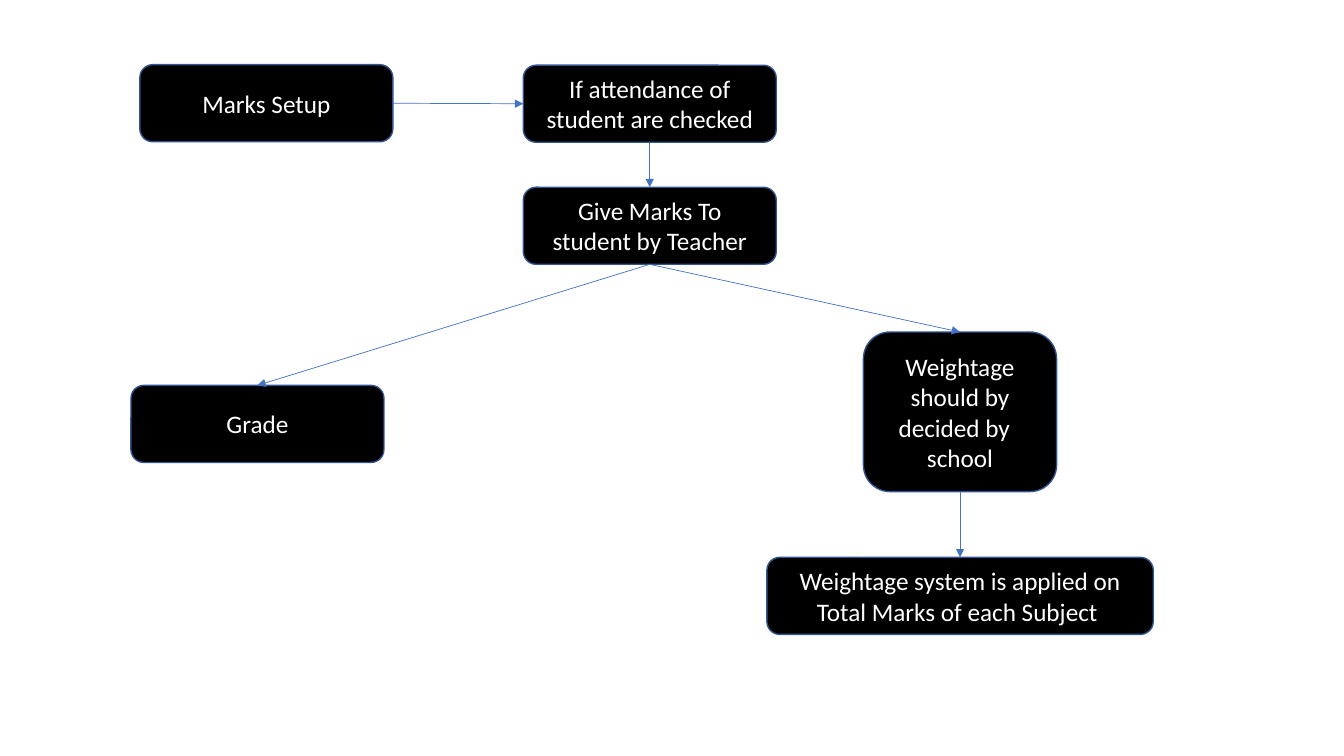
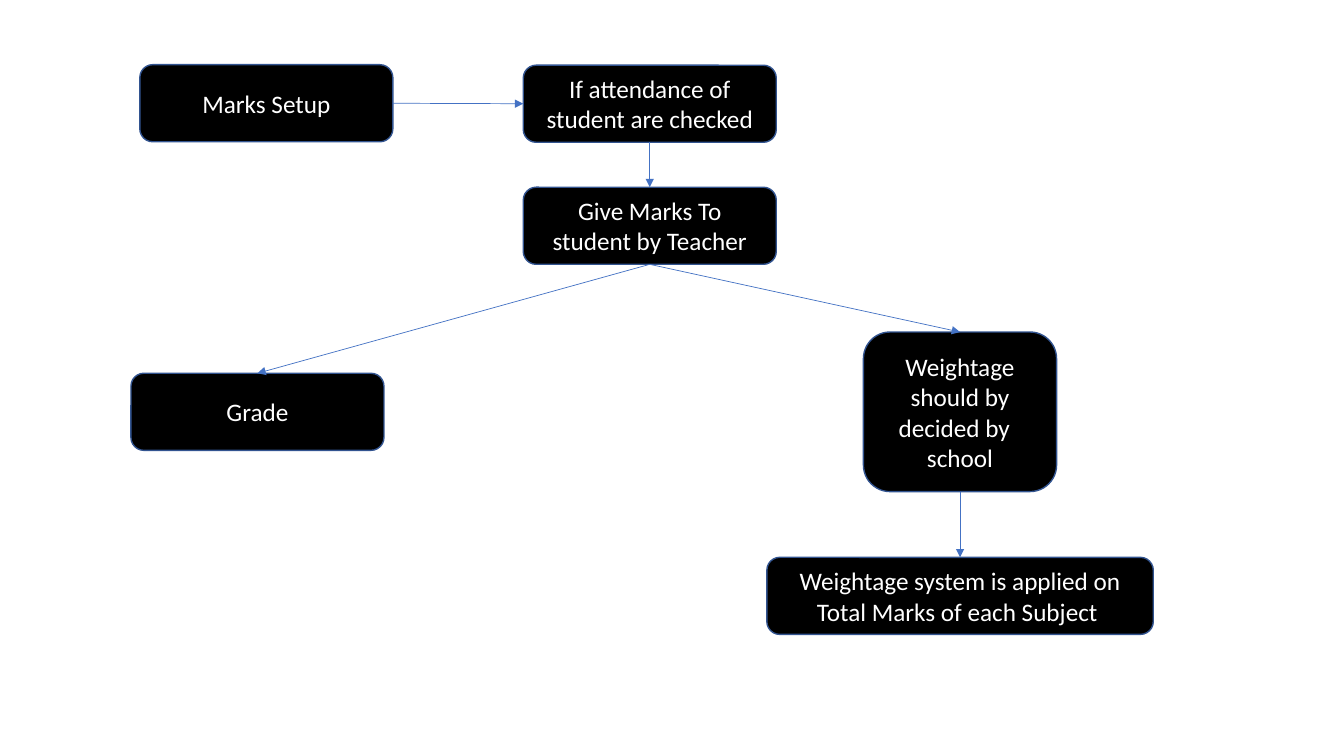
Before and after one commit to ankit230312/pro, a slide deck: slide 6 of exam_ppt/new full structure.pptx. Drawn at 1344x756 pixels with LibreOffice and Linux fonts; fonts in the diff are those of the drawing. Boxes give left, top, right and bottom in pixels: in the first picture for what was removed or moved away, otherwise in the second. Text is boxed around its words. In the diff, an @@ line names an element or a change of style, - is before the commit and + after.

```diff
--- a/exam_ppt/new full structure.pptx
+++ b/exam_ppt/new full structure.pptx
@@ arrow moved from (650, 264) - (257, 385) to (650, 264) - (257, 373) @@
@@ rounded rectangle "Grade": place and size @@
-rounded rectangle "Grade" at (131,385,384,462)
+rounded rectangle "Grade" at (131,373,384,450)
```
Also in this commit, not shown: 15 other files.
